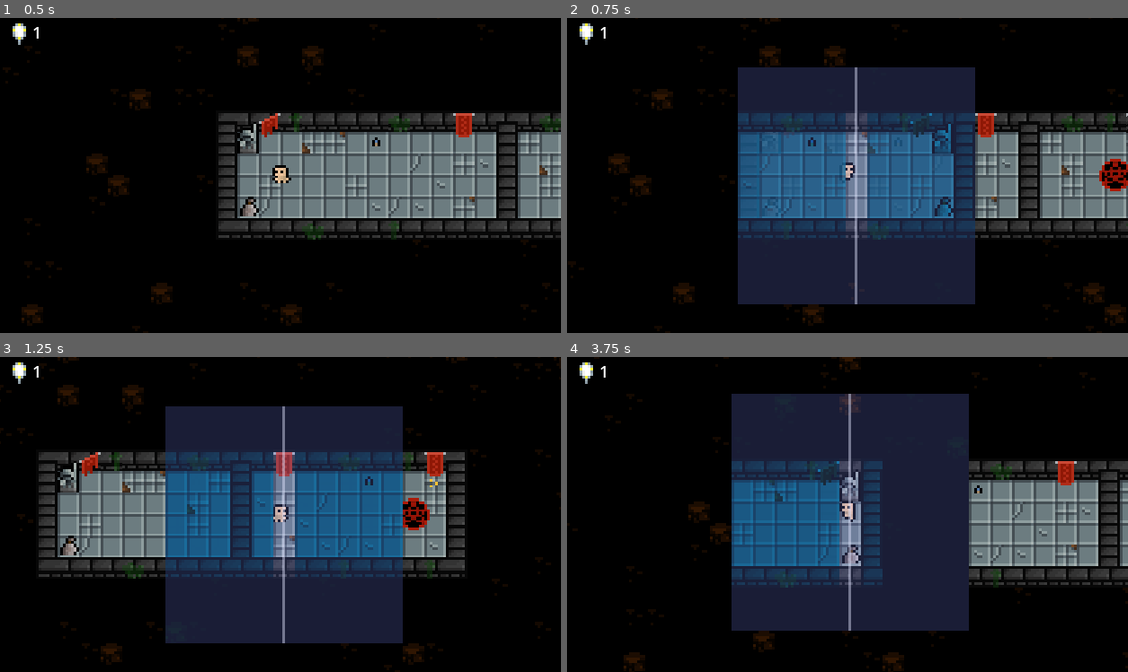
Above: before the commit, frames 1-4 (two rows, left to right).
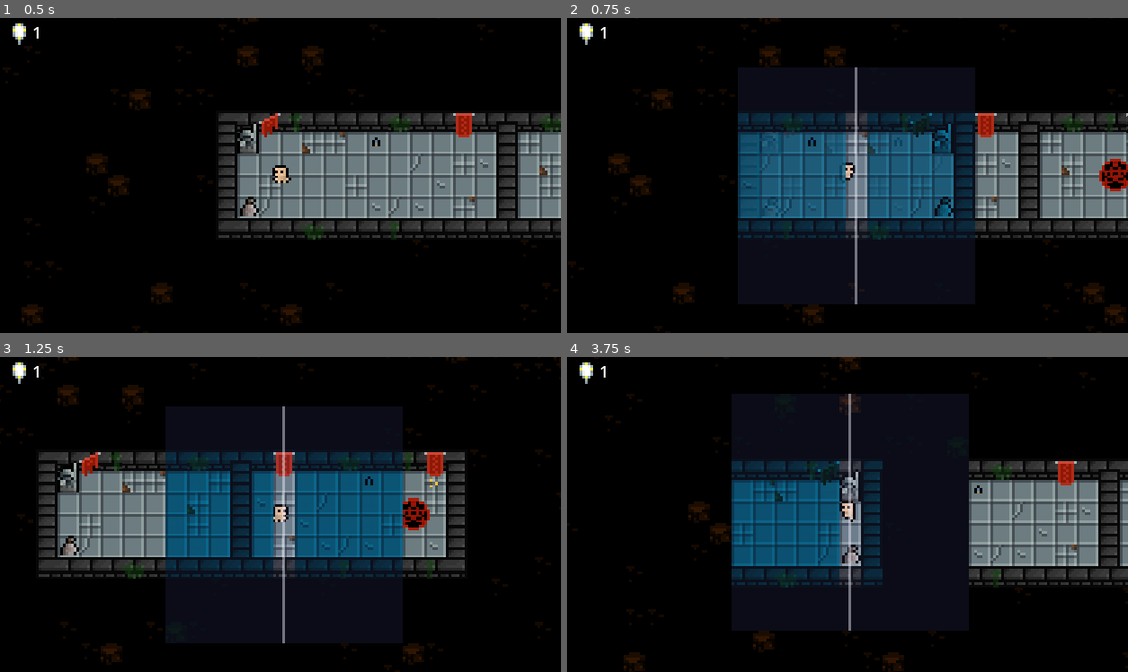
Above: after the commit, the same moments.

Repository: Medow3/Occulant
Game: Godot game, scene res://src/puzzle/puzzles/puzzle1.tscn
Two runs of this game, one before a commit and one after it. Both use one fixed random seed, a clock stepped at 60 frames per second and the inputs below.
Inputs (mouse positions are in pixels of both pictures, inside the frame that each line leads up to):
- Up to frame 1 (0.5 s): no input
- Up to frame 2 (0.75 s): tap Enter at 0.5 s; move the mouse to (970, 159) at 0.52 s; hold D (Right) from 0.53 s (still down); click (970, 159) at 0.6 s
- Up to frame 3 (1.25 s): keep holding D (Right)
- Up to frame 4 (3.75 s): move the mouse to (735, 530) at 1.27 s; release D (Right) at 1.28 s; hold S (Down) 1.28-2.03 s; tap E (Redo) at 1.35 s; tap R (Reset) at 2, 3.5 s; move the mouse to (903, 445) at 2.02 s; hold D (Right) 2.03-2.78 s; tap Space (Reflect) at 2.1 s; move the mouse to (819, 577) at 2.77 s; hold W (Up) 2.78-3.53 s; tap Q (Undo) at 2.85 s; move the mouse to (1015, 561) at 3.52 s; hold A (Left) from 3.53 s (still down); click (1015, 561) at 3.6 s

Frame 1 is identical in both runs. In frame 2, 21% of the frame differs, in the area x 30-73%, y 15-91%; in frame 3, 21%; in frame 4, 25%, in the area x 29-72%, y 11-87%.

Commit message:
Fix tilesets off by 1 pixel

Diff:
--- a/src/player/player.tscn
+++ b/src/player/player.tscn
@@ -912,7 +912,7 @@
 
 [node name="square" type="Sprite2D" parent="."]
 visible = false
-modulate = Color(0.478431, 0.541176, 1, 0.211765)
+modulate = Color(0.478431, 0.541176, 1, 0.0901961)
 z_index = 3
 scale = Vector2(11, 11)
 texture = ExtResource("4_bn2n5")
--- a/src/puzzle/puzzles/puzzle3_5.tscn
+++ b/src/puzzle/puzzles/puzzle3_5.tscn
@@ -9,7 +9,6 @@
 script = ExtResource("1_v86na")
 
 [node name="TileMap" type="TileMap" parent="."]
-position = Vector2(-1, 0)
 tile_set = ExtResource("2_gxho3")
 format = 2
 layer_0/name = "main"
@@ -17,7 +16,6 @@
 
 [node name="floorTileMap" type="TileMap" parent="."]
 z_index = -4
-position = Vector2(-1, 0)
 tile_set = ExtResource("2_gxho3")
 format = 2
 layer_0/name = "main"
--- a/src/puzzle/puzzles/puzzle4.tscn
+++ b/src/puzzle/puzzles/puzzle4.tscn
@@ -10,7 +10,6 @@
 start_with_reflection_uses = 2
 
 [node name="TileMap" type="TileMap" parent="."]
-position = Vector2(-1, 0)
 tile_set = ExtResource("2_7sfv1")
 format = 2
 layer_0/name = "main"
@@ -18,7 +17,6 @@
 
 [node name="floorTileMap" type="TileMap" parent="."]
 z_index = -4
-position = Vector2(-1, 0)
 tile_set = ExtResource("2_7sfv1")
 format = 2
 layer_0/name = "main"
--- a/src/puzzle/puzzles/puzzle5.tscn
+++ b/src/puzzle/puzzles/puzzle5.tscn
@@ -10,7 +10,6 @@
 start_with_reflection_uses = 2
 
 [node name="TileMap" type="TileMap" parent="."]
-position = Vector2(-1, 0)
 tile_set = ExtResource("2_7sfv1")
 format = 2
 layer_0/name = "main"
@@ -18,7 +17,6 @@
 
 [node name="floorTileMap" type="TileMap" parent="."]
 z_index = -4
-position = Vector2(-1, 0)
 tile_set = ExtResource("2_7sfv1")
 format = 2
 layer_0/name = "main"
--- a/src/puzzle/puzzles/puzzle6.tscn
+++ b/src/puzzle/puzzles/puzzle6.tscn
@@ -10,7 +10,6 @@
 start_with_reflection_uses = 0
 
 [node name="TileMap" type="TileMap" parent="."]
-position = Vector2(-1, 0)
 tile_set = ExtResource("2_fgjvu")
 format = 2
 layer_0/name = "main"
@@ -18,7 +17,6 @@
 
 [node name="floorTileMap" type="TileMap" parent="."]
 z_index = -4
-position = Vector2(-1, 0)
 tile_set = ExtResource("2_fgjvu")
 format = 2
 layer_0/name = "main"
--- a/src/puzzle/puzzles/puzzle7.tscn
+++ b/src/puzzle/puzzles/puzzle7.tscn
@@ -9,7 +9,6 @@
 script = ExtResource("1_paiyr")
 
 [node name="TileMap" type="TileMap" parent="."]
-position = Vector2(-1, 0)
 tile_set = ExtResource("2_17s68")
 format = 2
 layer_0/name = "main"
@@ -17,7 +16,6 @@
 
 [node name="floorTileMap" type="TileMap" parent="."]
 z_index = -4
-position = Vector2(-1, 0)
 tile_set = ExtResource("2_17s68")
 format = 2
 layer_0/name = "main"
--- a/src/puzzle/puzzles/puzzle8.tscn
+++ b/src/puzzle/puzzles/puzzle8.tscn
@@ -10,7 +10,6 @@
 start_with_reflection_uses = 0
 
 [node name="TileMap" type="TileMap" parent="."]
-position = Vector2(-1, 0)
 tile_set = ExtResource("2_rq3ys")
 format = 2
 layer_0/name = "main"
@@ -18,7 +17,6 @@
 
 [node name="floorTileMap" type="TileMap" parent="."]
 z_index = -4
-position = Vector2(-1, 0)
 tile_set = ExtResource("2_rq3ys")
 format = 2
 layer_0/name = "main"
--- a/src/puzzle/puzzles/puzzle9.tscn
+++ b/src/puzzle/puzzles/puzzle9.tscn
@@ -10,7 +10,6 @@
 start_with_reflection_uses = 0
 
 [node name="TileMap" type="TileMap" parent="."]
-position = Vector2(-1, 0)
 tile_set = ExtResource("2_dhb4l")
 format = 2
 layer_0/name = "main"
@@ -18,7 +17,6 @@
 
 [node name="floorTileMap" type="TileMap" parent="."]
 z_index = -4
-position = Vector2(-1, 0)
 tile_set = ExtResource("2_dhb4l")
 format = 2
 layer_0/name = "main"
@@ -41,3 +39,7 @@
 [node name="GoToNextPuzzle" parent="." instance=ExtResource("4_61t7g")]
 position = Vector2(120, 12)
 next_puzzle_path = "res://src/puzzle/puzzles/puzzle3.tscn"
+
+[connection signal="body_entered" from="TileMap/MirrorItem" to="TileMap/MirrorItem" method="_on_body_entered"]
+[connection signal="body_entered" from="TileMap/@Area2D@229967" to="TileMap/@Area2D@229967" method="_on_body_entered"]
+[connection signal="body_entered" from="TileMap/@Area2D@229968" to="TileMap/@Area2D@229968" method="_on_body_entered"]
